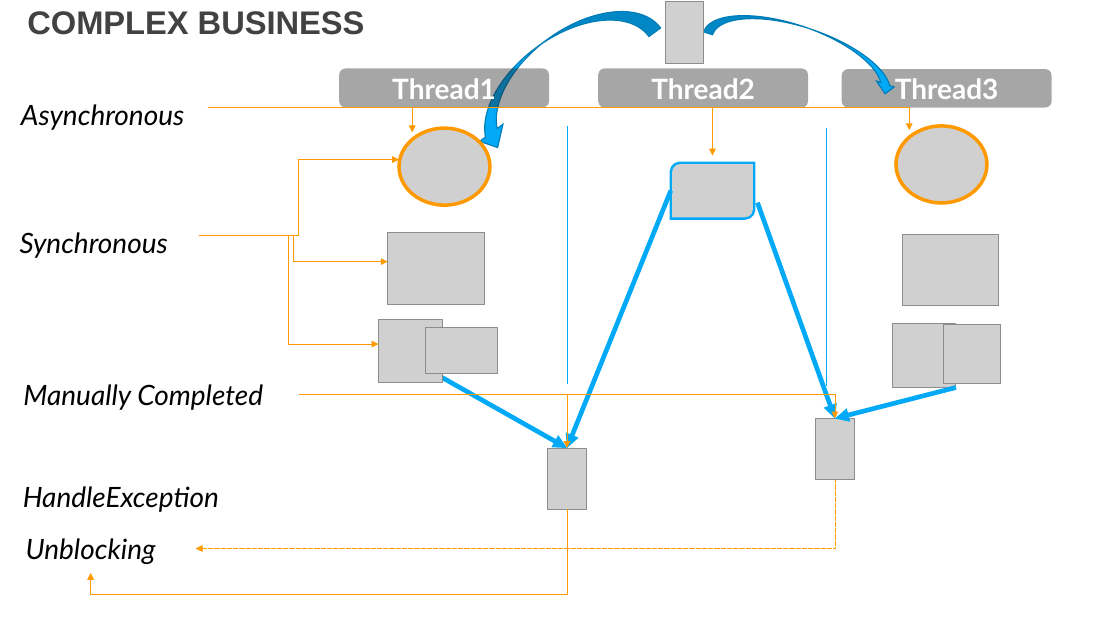
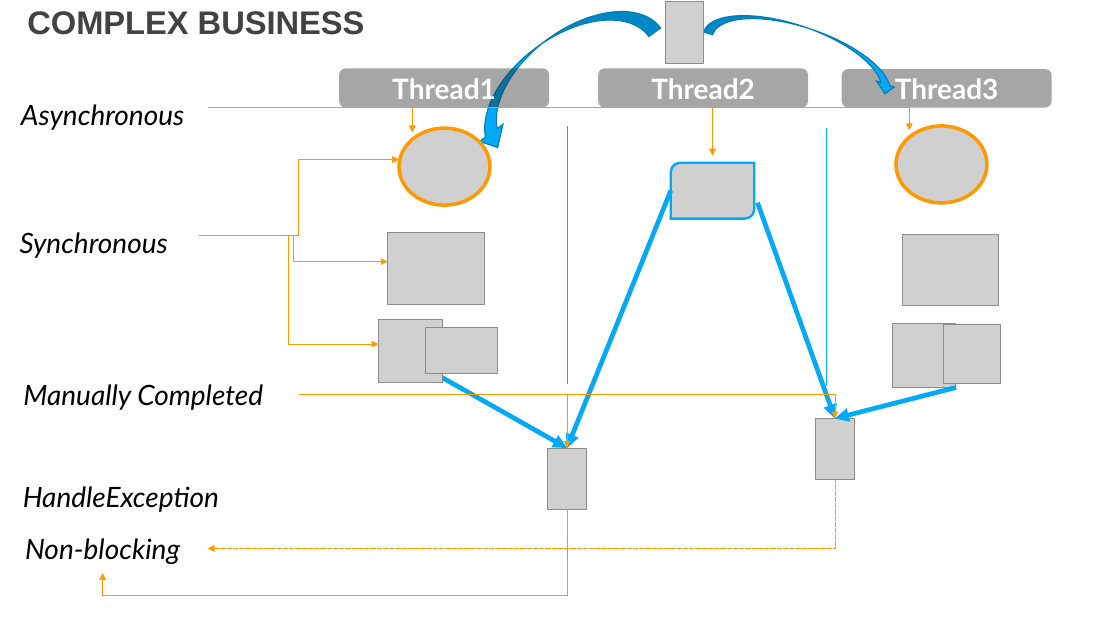
Before and after one commit to DevDay2019-AxonActive/DevDay2019---Advanced-Java, a slide deck: slide 7 of presentations/java_future.pptx. Drawn at 1120x630 pixels with LibreOffice and Linux fonts; fonts in the diff are those of the drawing; grey boxes stand for pictures; background and template pictures are left out. Boxes give left, top, right and bottom in pixels: in the first picture for what was removed or moved away, otherwise in the second. Text is boxed around its words. In the diff, an @@ line names an element or a change of style, - is before the commit and + after.

Commit message:
Update

```diff
--- a/presentations/java_future.pptx
+++ b/presentations/java_future.pptx
@@ elbow arrow moved from (835, 480) - (196, 549) to (835, 480) - (208, 549) @@
@@ text at box(25, 538, 180, 564): text changed @@
-Unblocking
+Non-blocking
@@ elbow arrow moved from (567, 510) - (91, 573) to (567, 510) - (103, 573) @@
```
Also in this commit, not shown: 14 other slides changed.
